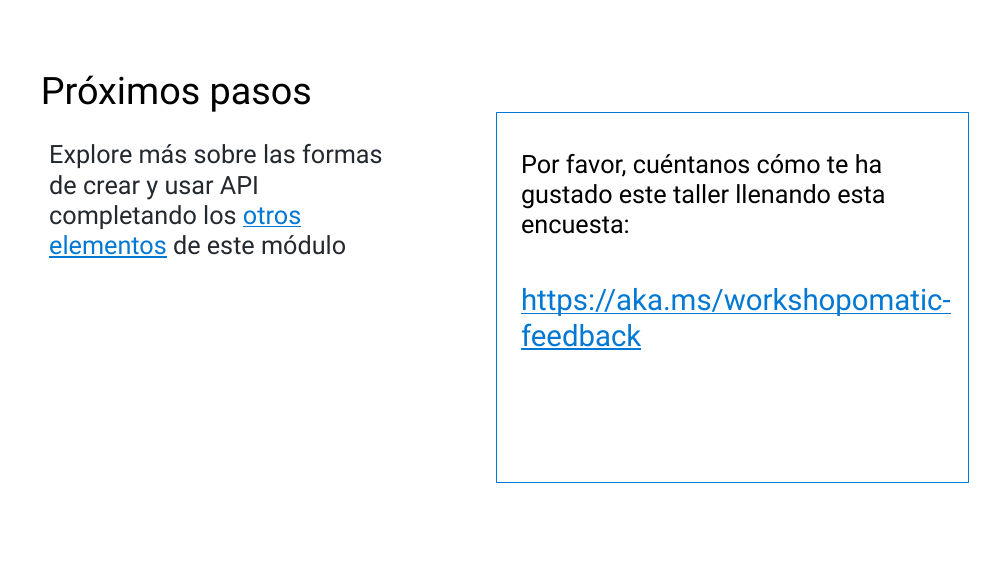
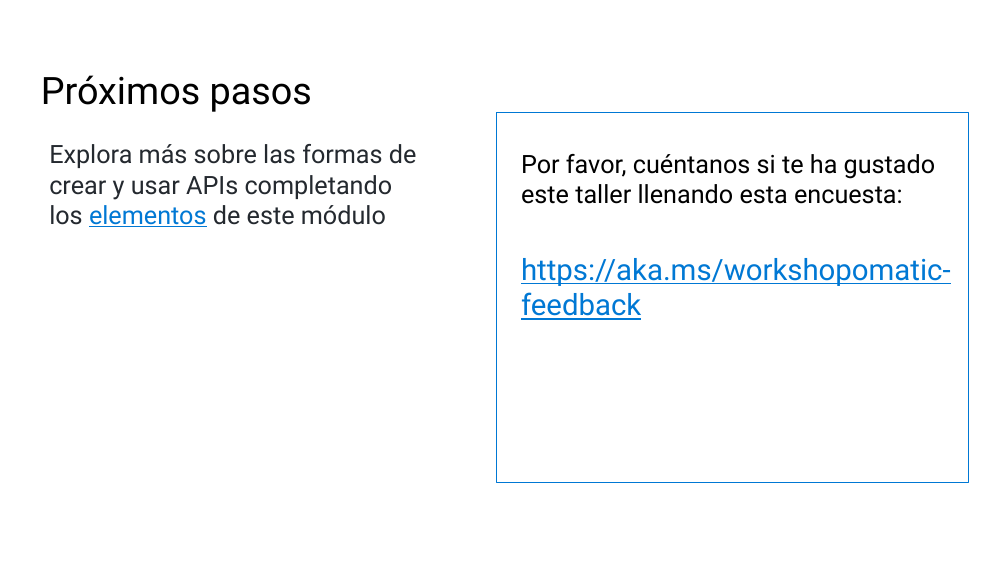
Before and after one commit to microsoft/workshop-library, a slide deck: slide 36 of short/explore-art-rest-api/translations/es/slides.es.pptx. Drawn at 1008x567 pixels with LibreOffice and Linux fonts; fonts in the diff are those of the drawing; background and template pictures are left out. Boxes give left, top, right and bottom in pixels: in the first picture for what was removed or moved away, otherwise in the second. Text is boxed around its words. In the diff, an @@ line names an element or a change of style, - is before the commit and + after.

```diff
--- a/short/explore-art-rest-api/translations/es/slides.es.pptx
+++ b/short/explore-art-rest-api/translations/es/slides.es.pptx
@@ text at bbox=[49, 144, 417, 227]: text changed @@
-Explore más sobre las formas de crear y usar API completando los otros elementos de este módulo
+Explora más sobre las formas de crear y usar APIs completando los elementos de este módulo
@@ text at bbox=[521, 154, 936, 204]: text changed @@
-Por favor, cuéntanos cómo te ha gustado este taller llenando esta encuesta:
+Por favor, cuéntanos si te ha gustado este taller llenando esta encuesta:
```
Also in this commit, not shown: 14 other slides changed, 2 other files.
